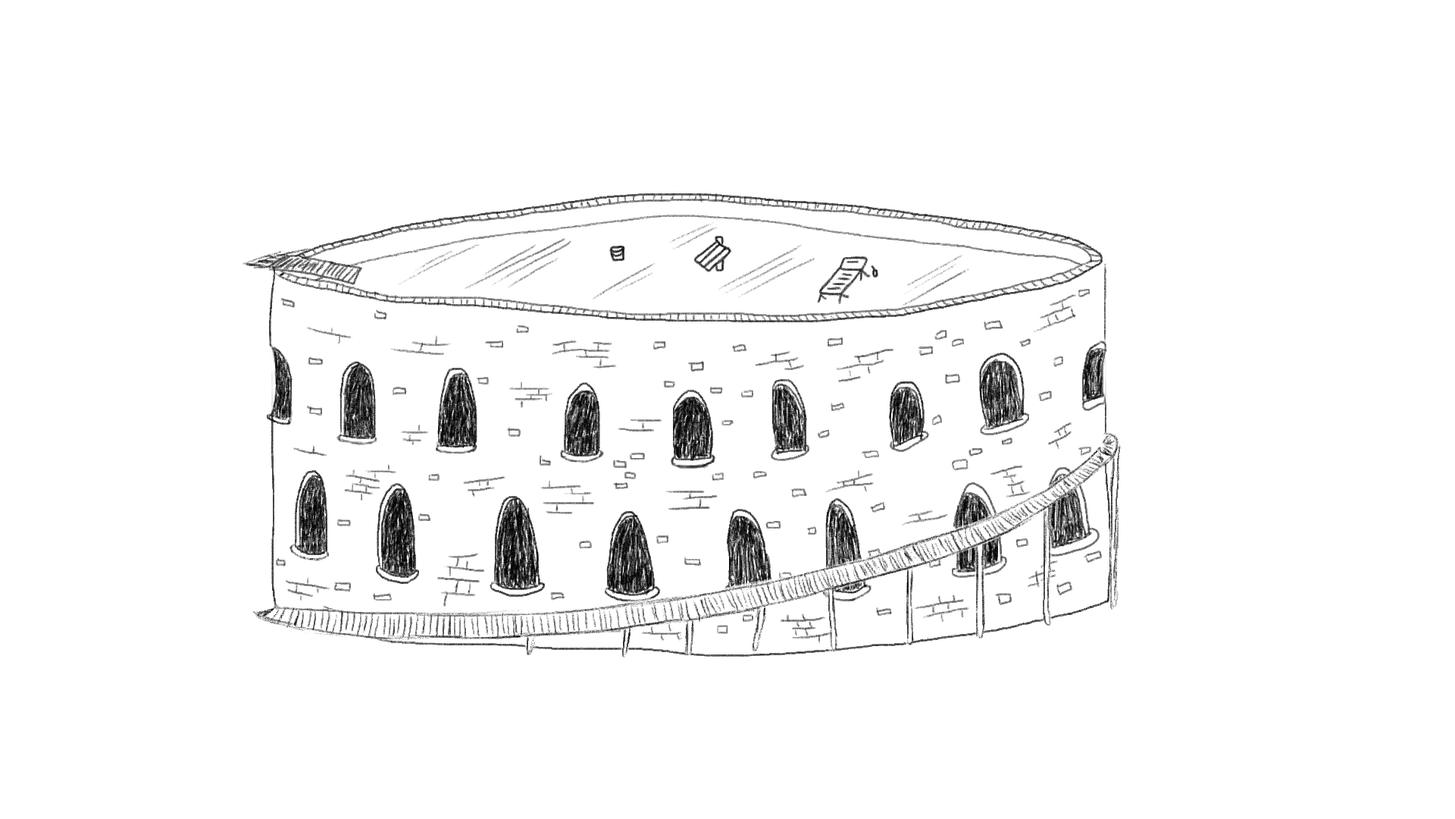
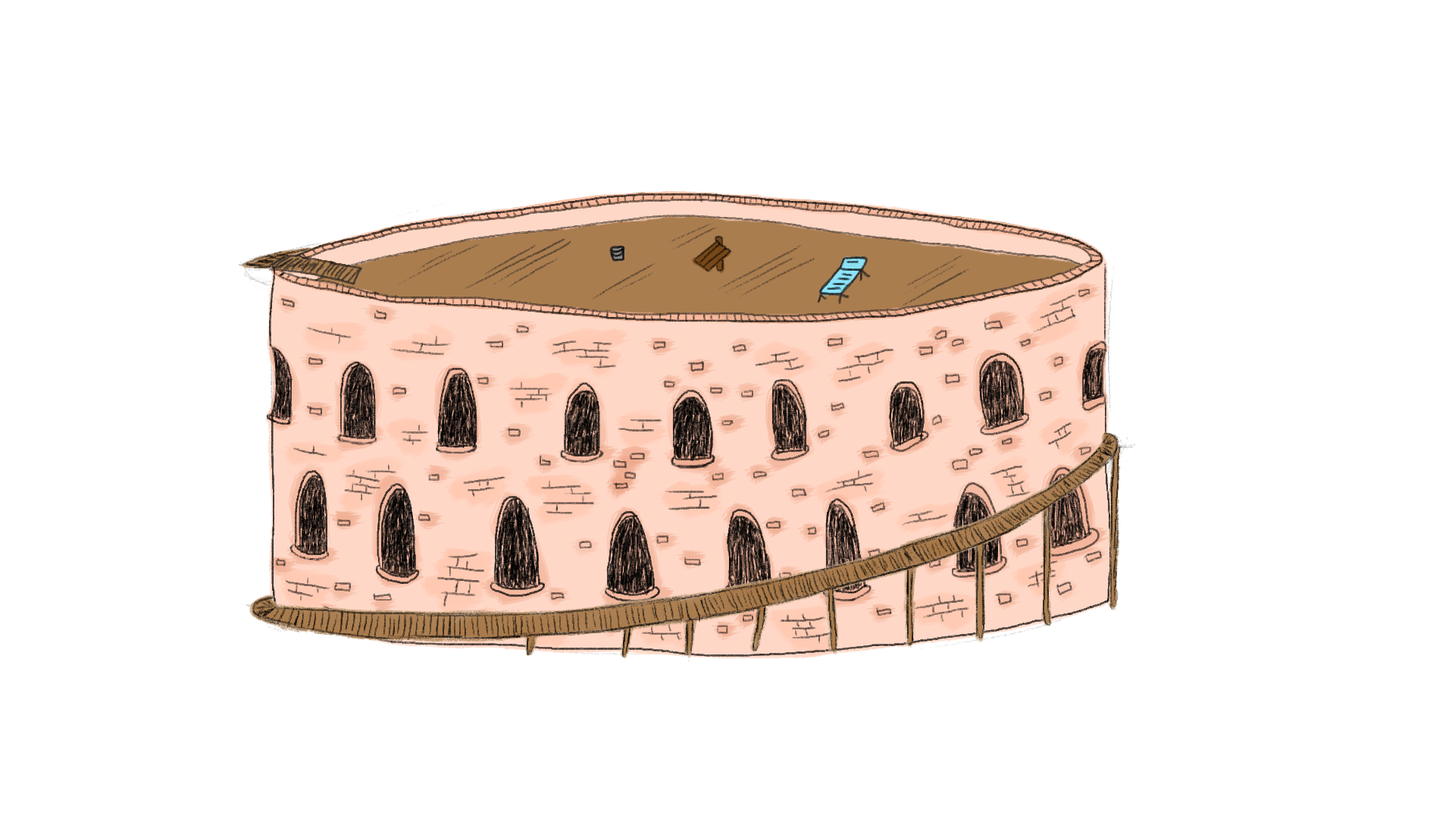
Comparing the layer stacks of the two 1455 × 819 images. Changes:
painted on "Top_lineart" over [242, 191, 1117, 389]
added layer "Top_paint" in group "Top" over [238, 191, 1137, 663]
painted on "Rail_Lineart" over [238, 191, 1137, 663]
added layer "Rail_paint" in group "Rail" over [238, 194, 1137, 663]
painted on "Rail_color" over [238, 242, 1137, 663]
added layer "Wall_paint" in group "Wall" over [238, 191, 1137, 663]
showed "Sketch" over [238, 194, 1137, 663]
